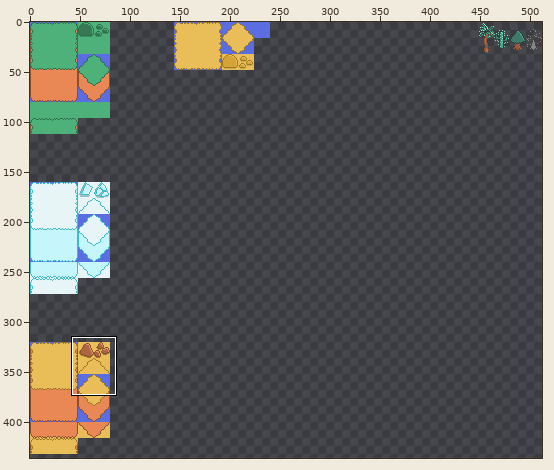
One commit to this sprite sheet: res/graphics/tilesets/world_map_tileset.png. The first picture is a wide view before the edit; the outline marks the close-up.
Close-up. Earlier state:
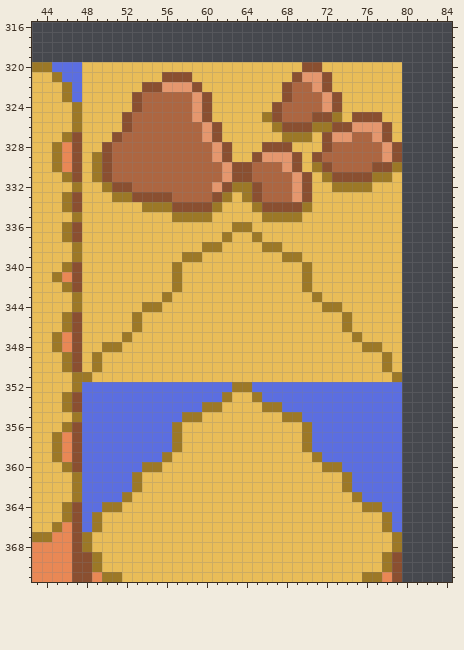
The file is 512x512 pixels. Colours within 5 levels of each other are drawn and written as one. Shown: x 43..84, y 316..371. The wide view leaves out empty margins. The commit also changed other parts of the picture, which this record leaves out.
Once edited:
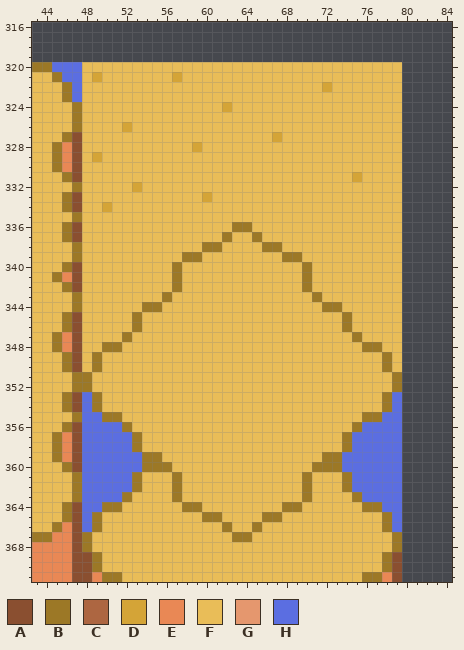
Palette (. is transparent): A #8a4f30  B #9c7826  C #ad6641  D #d4a437  E #e98855  F #e9bd58  G #e5976e  H #5b6ee1
Change:
@@ x 43..84 @@
 319 ..........................................
-320 BBHHHFFFFFFFFFFFFFFFFFFFFFFAAFFFFFFFF.....
-321 FFBHHFFFFFFFFAAAFFFFFFFFFFAGGAFFFFFFF.....
-322 FFFBHFFFFFFAAGGGAFFFFFFFFACCGAFFFFFFF.....
-323 FFFBHFFFFFACCCCCGAFFFFFFFACCCGAFFFFFF.....
-324 FFFFBFFFFFACCCCCGAFFFFFFACCCCGAFFFFFF.....
-325 FFFFBFFFFACCCCCCGAFFFFFBACCCAABFAAAFF.....
-326 FFFFBFFFFACCCCCCCGAFFFFFBAAABBAAGGGAF.....
-327 FFFBAFFFACCCCCCCCGAFFFFFFBBBFAGGCCGAF.....
-328 FFBEAFFACCCCCCCCCCGAFFFAAAFFFACCCCCGA.....
-329 FFBEAFBACCCCCCCCCCGAFFAGGGAFACCCCCCGA.....
-330 FFBEAFBACCCCCCCCCCCGAACCCGAFBACCCCAAB.....
-331 FFFBAFBACCCCCCCCCCCGAACCCCGAFBAAAABBF.....
-332 FFFFBFFBAACCCCCCCCGABBACCCGAFFBBBBFFF.....
-333 FFFBAFFFBBAAAACCCCABFBACCCGAFFFFFFFFF.....
-334 FFFBAFFFFFFBBBAAAABFFFBAAAABFFFFFFFFF.....
-335 FFFFBFFFFFFFFFBBBBFFFFFBBBBFFFFFFFFFF.....
+320 BBHHHFFFFFFFFFFFFFFFFFFFFFFFFFFFFFFFF.....
+321 FFBHHFDFFFFFFFDFFFFFFFFFFFFFFFFFFFFFF.....
+322 FFFBHFFFFFFFFFFFFFFFFFFFFFFFFDFFFFFFF.....
+323 FFFBHFFFFFFFFFFFFFFFFFFFFFFFFFFFFFFFF.....
+324 FFFFBFFFFFFFFFFFFFFDFFFFFFFFFFFFFFFFF.....
+325 FFFFBFFFFFFFFFFFFFFFFFFFFFFFFFFFFFFFF.....
+326 FFFFBFFFFDFFFFFFFFFFFFFFFFFFFFFFFFFFF.....
+327 FFFBAFFFFFFFFFFFFFFFFFFFDFFFFFFFFFFFF.....
+328 FFBEAFFFFFFFFFFFDFFFFFFFFFFFFFFFFFFFF.....
+329 FFBEAFDFFFFFFFFFFFFFFFFFFFFFFFFFFFFFF.....
+330 FFBEAFFFFFFFFFFFFFFFFFFFFFFFFFFFFFFFF.....
+331 FFFBAFFFFFFFFFFFFFFFFFFFFFFFFFFFDFFFF.....
+332 FFFFBFFFFFDFFFFFFFFFFFFFFFFFFFFFFFFFF.....
+333 FFFBAFFFFFFFFFFFFDFFFFFFFFFFFFFFFFFFF.....
+334 FFFBAFFDFFFFFFFFFFFFFFFFFFFFFFFFFFFFF.....
+335 FFFFBFFFFFFFFFFFFFFFFFFFFFFFFFFFFFFFF.....
 336 FFFBAFFFFFFFFFFFFFFFBBFFFFFFFFFFFFFFF.....
@@ x 43..84 @@
 351 FFFFBBFFFFFFFFFFFFFFFFFFFFFFFFFFFFFFB.....
-352 FFFFBHHHHHHHHHHHHHHHBBHHHHHHHHHHHHHHH.....
-353 FFFBAHHHHHHHHHHHHHHBFFBHHHHHHHHHHHHHH.....
-354 FFFBAHHHHHHHHHHHHBBFFFFBBHHHHHHHHHHHH.....
-355 FFFFBHHHHHHHHHHBBFFFFFFFFBBHHHHHHHHHH.....
-356 FFFBAHHHHHHHHHBFFFFFFFFFFFFBHHHHHHHHH.....
-357 FFBEAHHHHHHHHHBFFFFFFFFFFFFBHHHHHHHHH.....
-358 FFBEAHHHHHHHHHBFFFFFFFFFFFFBHHHHHHHHH.....
-359 FFBEAHHHHHHHHBFFFFFFFFFFFFFFBHHHHHHHH.....
-360 FFFBAHHHHHHBBFFFFFFFFFFFFFFFFBBHHHHHH.....
-361 FFFFBHHHHHBFFFFFFFFFFFFFFFFFFFFBHHHHH.....
-362 FFFFBHHHHHBFFFFFFFFFFFFFFFFFFFFBHHHHH.....
-363 FFFFBHHHHBFFFFFFFFFFFFFFFFFFFFFFBHHHH.....
-364 FFFBAHHBBFFFFFFFFFFFFFFFFFFFFFFFFBBHH.....
-365 FFFBAHBFFFFFFFFFFFFFFFFFFFFFFFFFFFFBH.....
-366 FFBEAHBFFFFFFFFFFFFFFFFFFFFFFFFFFFFBH.....
-367 BBEEABFFFFFFFFFFFFFFFFFFFFFFFFFFFFFFB.....
+352 FFFFBBFFFFFFFFFFFFFFFFFFFFFFFFFFFFFFB.....
+353 FFFBAHBFFFFFFFFFFFFFFFFFFFFFFFFFFFFBH.....
+354 FFFBAHBFFFFFFFFFFFFFFFFFFFFFFFFFFFFBH.....
+355 FFFFBHHBBFFFFFFFFFFFFFFFFFFFFFFFFBBHH.....
+356 FFFBAHHHHBFFFFFFFFFFFFFFFFFFFFFFBHHHH.....
+357 FFBEAHHHHHBFFFFFFFFFFFFFFFFFFFFBHHHHH.....
+358 FFBEAHHHHHBFFFFFFFFFFFFFFFFFFFFBHHHHH.....
+359 FFBEAHHHHHHBBFFFFFFFFFFFFFFFFBBHHHHHH.....
+360 FFFBAHHHHHHBBBFFFFFFFFFFFFFFBBBHHHHHH.....
+361 FFFFBHHHHHBFFFBFFFFFFFFFFFFBFFFBHHHHH.....
+362 FFFFBHHHHHBFFFBFFFFFFFFFFFFBFFFBHHHHH.....
+363 FFFFBHHHHBFFFFBFFFFFFFFFFFFBFFFFBHHHH.....
+364 FFFBAHHBBFFFFFFBBFFFFFFFFBBFFFFFFBBHH.....
+365 FFFBAHBFFFFFFFFFFBBFFFFBBFFFFFFFFFFBH.....
+366 FFBEAHBFFFFFFFFFFFFBFFBFFFFFFFFFFFFBH.....
+367 BBEEABFFFFFFFFFFFFFFBBFFFFFFFFFFFFFFB.....
 368 EEEEABFFFFFFFFFFFFFFFFFFFFFFFFFFFFFFB.....
Changed places in both close-ups, as pixel boxes (x1, y1, x2, y2):
changed: (92, 62, 402, 222)
changed: (82, 382, 402, 542)
